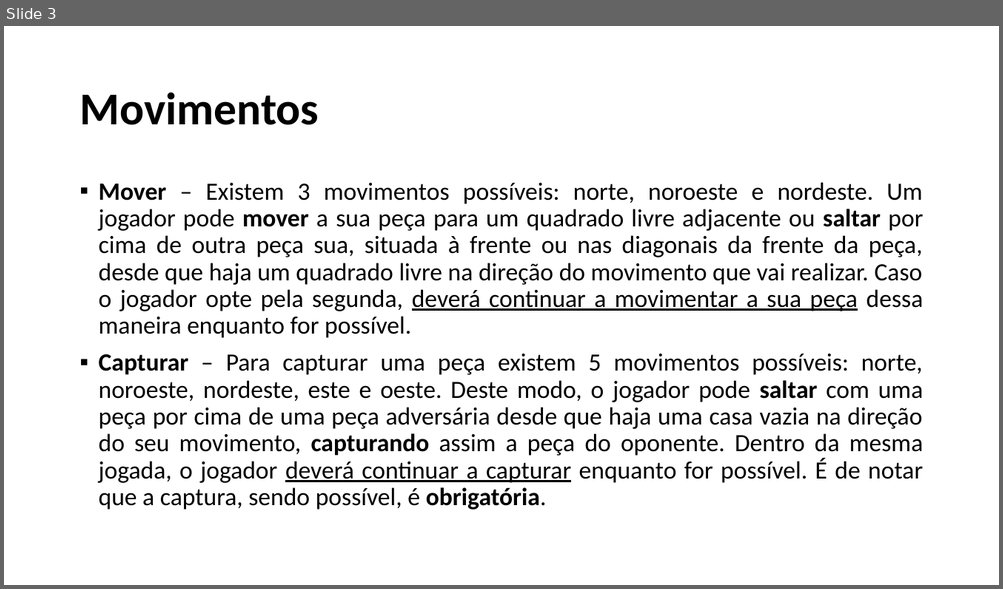
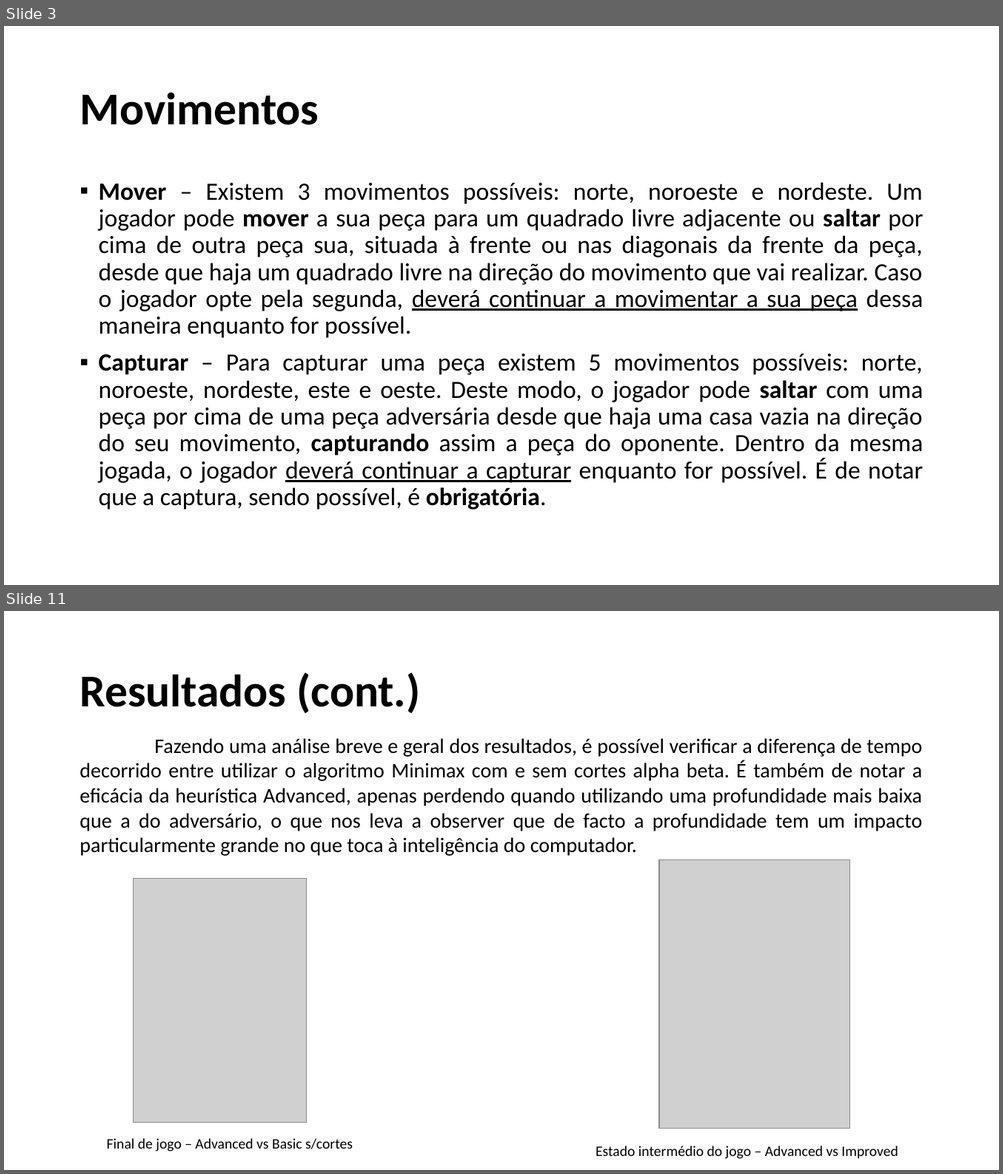
Before and after one commit to SergioDias47/Eximo, a slide deck: docs/IART-Eximo.pptx. Shown one above the other, each under a label of ours: slide 3 before the commit, slides 3 and 11 after it; the slides between them are not shown. The pictures are 1003x589 and 1003x1174 pixels, drawn with LibreOffice and Linux fonts; fonts in the diff are those of the drawing; grey boxes stand for pictures. Boxes give left, top, right and bottom in pixels: in the first picture for what was removed or moved away, otherwise in the second. Text is boxed around its words. In the diff, an @@ line names an element or a change of style, - is before the commit and + after.

Commit message:
Modifications to the ppt and created minimax without pruning

```diff
--- a/docs/IART-Eximo.pptx
+++ b/docs/IART-Eximo.pptx
@@ slide 11 added at (4, 611, 999, 1170), background #FFFFFF @@
@@ text added at (79, 672, 420, 713), 44 pt, text #000000, bold @@
+Resultados (cont.)
@@ text added at (79, 738, 922, 856), 20 pt, text #000000 @@
+Fazendo uma análise breve e geral dos resultados, é possível verificar a diferença de tempo decorrido entre utilizar o algoritmo Minimax com e sem cortes alpha beta. É também de notar a eficácia da heurística Advanced, apenas perdendo quando utilizando uma profundidade mais baixa que a do adversário, o que nos leva a observer que de facto a profundidade tem um impacto particularmente grande no que toca à inteligência do computador.
@@ picture added at (659, 860, 849, 1128) @@
@@ picture added at (133, 879, 306, 1124) @@
@@ text added at (107, 1139, 353, 1152), 14 pt, text #000000 @@
+Final de jogo – Advanced vs Basic s/cortes
@@ text added at (595, 1146, 897, 1159), 14 pt, text #000000 @@
+Estado intermédio do jogo – Advanced vs Improved
```
Also in this commit, not shown: 5 slides changed, 6 other slides added, 3 other files.
